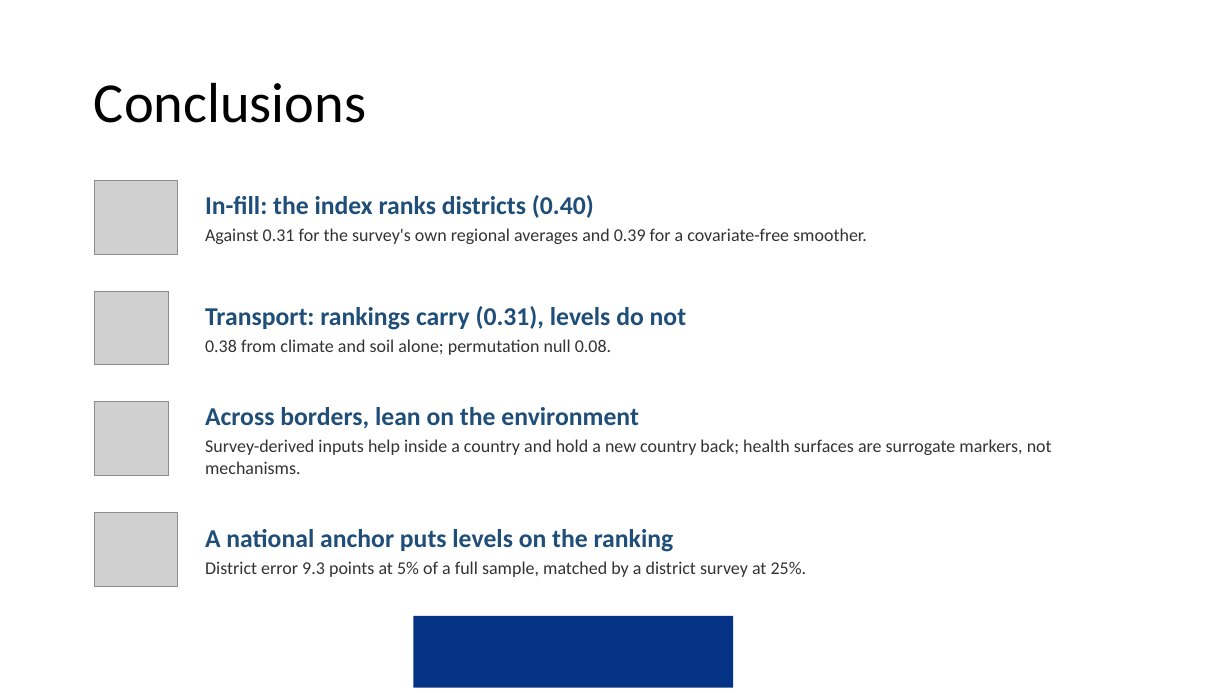
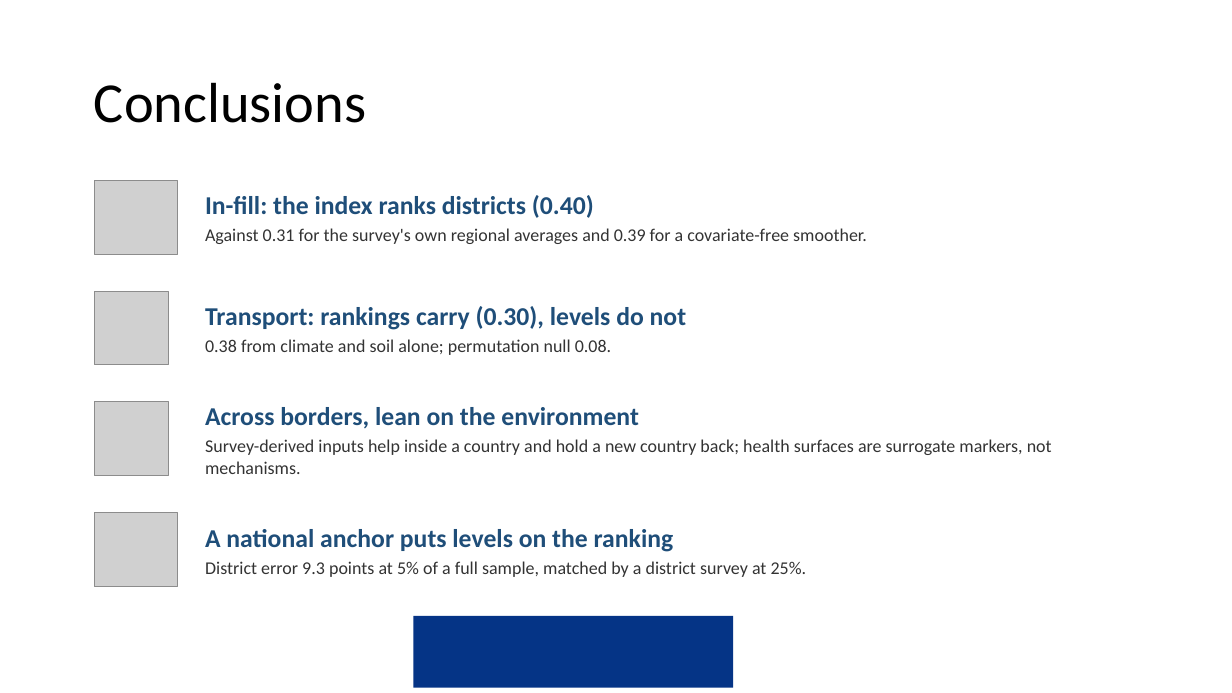
Before and after one commit to amertens/mn-prediction, a slide deck: slide 57 of docs/slides/MN-proxy-full-talk-2026-09.pptx (slide 52 before the commit). Drawn at 1232x693 pixels with LibreOffice and Linux fonts; fonts in the diff are those of the drawing; grey boxes stand for pictures; background and template pictures are left out. Boxes give left, top, right and bottom in pixels: in the first picture for what was removed or moved away, otherwise in the second. Text is boxed around its words. In the diff, an @@ line names an element or a change of style, - is before the commit and + after.

```diff
--- a/docs/slides/MN-proxy-full-talk-2026-09.pptx
+++ b/docs/slides/MN-proxy-full-talk-2026-09.pptx
@@ text at box(205, 306, 686, 330): text changed @@
-Transport: rankings carry (0.31), levels do not
+Transport: rankings carry (0.30), levels do not
```
Also in this commit, not shown: 8 other slides changed, 5 slides added, 3 other files.
